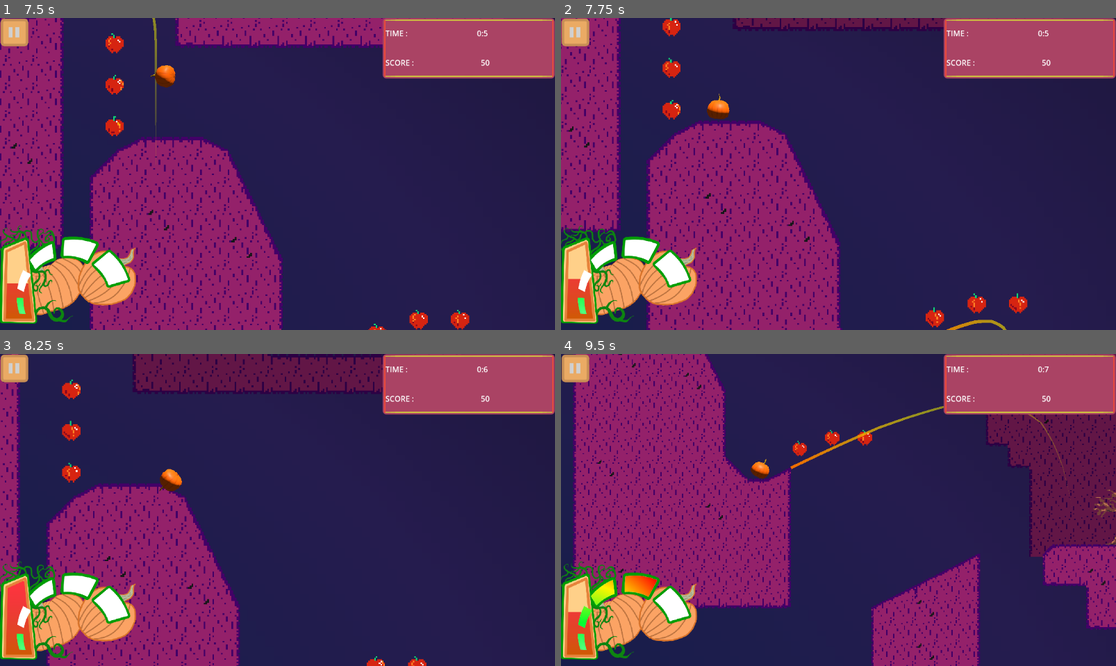
Above: before the commit, frames 1-4 (two rows, left to right).
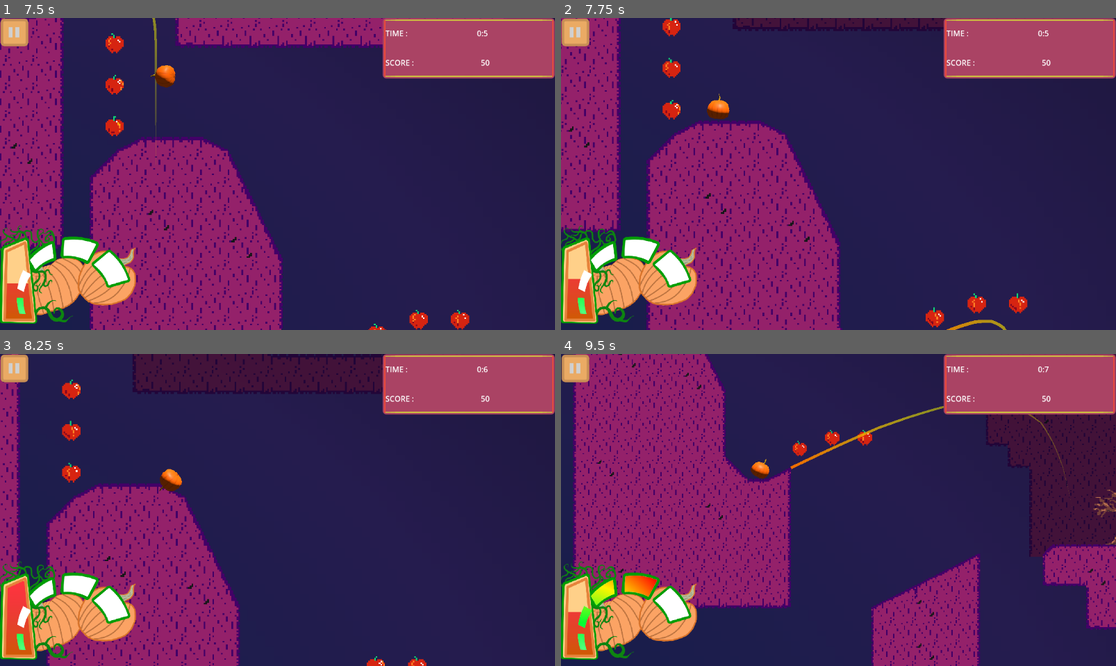
Above: after the commit, the same moments.

Repository: LettucePie/gwj-62-harvest
Game: Godot game, scene res://Play.tscn
Same seed, same stepped clock (60 frames per second), same inputs: the game is played once before the commit and once after it.
Inputs:
- Up to frame 1 (7.5 s): hold W (accelerate) 0.53-1.25 s; click "Play" at 1.25 s; click "GO!" at 2 s; hold S (brake) 2.78-3.53 s; hold W (accelerate) 3.53-5.03 s; hold S (brake) 5.03-7.28 s; hold W (accelerate) from 7.28 s (still down)
- Up to frame 2 (7.75 s): keep holding W (accelerate)
- Up to frame 3 (8.25 s): keep holding W (accelerate)
- Up to frame 4 (9.5 s): keep holding W (accelerate)

Frame 1 is identical in both runs. In frame 2, 1.0% of the frame differs, in the area x 31-70%, y 0-4%; in frame 3, 4.5%; in frame 4, 6.6%, in the area x 76-100%, y 0-66%.

Commit message:
initial setup of stage 2

Diff:
--- a/gameplay/player_follow.gd
+++ b/gameplay/player_follow.gd
@@ -179,6 +179,9 @@
 	var dir = current_ramp.launch_vector
 	var point_a = current_ramp.get_ramp_final_position() + current_ramp.position
 	var point_d = Vector2(point_a.x + soar, point_a.y)
+	if dir.angle() > 0.01:
+		## Drop off Ramp
+		point_d = point_a + (dir * soar)
 	var point_b = point_a + (dir * (soar * 0.66))
 	var adjust_angle = dir.angle_to(
 		point_a.direction_to(
--- a/levels/stage.gd
+++ b/levels/stage.gd
@@ -12,6 +12,7 @@
 @export var player_scene : PackedScene
 @export var player_vis_scene : PackedScene
 @export var launch_scene : PackedScene
+@export var disabled_color : Color = Color(0.5, 0.5, 0.5, 0.8)
 
 var player : Player
 var player_vis : Node2D
@@ -67,6 +68,9 @@
 	player.connect("goal_reached", player_finish)
 	## Gather
 	ramps = get_tree().get_nodes_in_group("ramp_path")
+	## Testing Start
+	if get_window() == get_parent():
+		start_stage()
 
 
 func start_stage():
@@ -82,7 +86,7 @@
 			if r.has_paths(player.current_paths):
 				r.modulate = Color.WHITE
 			else:
-				r.modulate = Color.DARK_GRAY
+				r.modulate = disabled_color
 
 
 
--- a/levels/stage_2.tscn
+++ b/levels/stage_2.tscn
@@ -16,8 +16,12 @@
 [ext_resource type="PackedScene" uid="uid://cqui13q2cjxlx" path="res://levels/ramps/flat_1.tscn" id="15_5ewil"]
 [ext_resource type="PackedScene" uid="uid://cs0adpupyucx1" path="res://levels/ramps/ramp_6.tscn" id="17_cjtjc"]
 [ext_resource type="PackedScene" uid="uid://c7jd1krymyw5b" path="res://levels/ramps/ramp_5.tscn" id="17_ejfxc"]
+[ext_resource type="PackedScene" uid="uid://cymkk57dj8ee4" path="res://levels/ramps/flat_2.tscn" id="18_3drlc"]
 [ext_resource type="PackedScene" uid="uid://f3as01d0426q" path="res://levels/ramps/flat_3.tscn" id="18_34jex"]
+[ext_resource type="PackedScene" uid="uid://df2ugyhmubts7" path="res://levels/ramps/ramp_3.tscn" id="20_icqic"]
 [ext_resource type="PackedScene" uid="uid://db7ww3nesr1qn" path="res://levels/ramps/hop_1.tscn" id="20_wqrdw"]
+[ext_resource type="PackedScene" uid="uid://bafetl5phslmv" path="res://levels/ramps/drop_1.tscn" id="21_qsugj"]
+[ext_resource type="PackedScene" uid="uid://dtnu5mriwwpo3" path="res://levels/ramps/ramp_1.tscn" id="22_udmhy"]
 
 [node name="stage_2" type="Node2D" node_paths=PackedStringArray("checkpoint") groups=["stage"]]
 script = ExtResource("1_q4vi3")
@@ -102,34 +106,85 @@
 [node name="deadzone" parent="." instance=ExtResource("10_wonv1")]
 position = Vector2(907, 1106)
 
-[node name="finish_line" parent="." instance=ExtResource("12_dv0h4")]
-position = Vector2(11571, 474)
-
 [node name="collectables" type="Node2D" parent="."]
 
 [node name="flat_1" parent="." instance=ExtResource("15_5ewil")]
 position = Vector2(-72, 65)
+layer_paths = [1, 2]
 
 [node name="climb_1" parent="." instance=ExtResource("13_uncjw")]
 position = Vector2(854, 41)
 
 [node name="hop_1" parent="." instance=ExtResource("20_wqrdw")]
 position = Vector2(733, 576)
+layer_paths = [2]
 
 [node name="hop_2" parent="." instance=ExtResource("20_wqrdw")]
 position = Vector2(1172, 584)
+layer_paths = [2]
 
 [node name="ramp_2" parent="." instance=ExtResource("14_ua5ar")]
-position = Vector2(1919, -385)
+position = Vector2(1953, -349)
 
 [node name="ramp_5" parent="." instance=ExtResource("17_ejfxc")]
 position = Vector2(1619, 332)
+layer_paths = [2]
 
 [node name="ramp_6" parent="." instance=ExtResource("17_cjtjc")]
-position = Vector2(2190, 195)
+position = Vector2(2135, 168)
+layer_paths = [2]
 
 [node name="flat_3" parent="." instance=ExtResource("18_34jex")]
 position = Vector2(3168, 75)
+layer_paths = [1, 2]
+
+[node name="ramp_7" parent="." instance=ExtResource("17_ejfxc")]
+position = Vector2(3937, -114)
+layer_paths = [1, 2]
+
+[node name="climb_2" parent="." instance=ExtResource("13_uncjw")]
+position = Vector2(4573, -161)
+
+[node name="ramp_3" parent="." instance=ExtResource("14_ua5ar")]
+position = Vector2(5703, -543)
+layer_paths = [1, 2, 3]
+
+[node name="flat_2" parent="." instance=ExtResource("18_3drlc")]
+position = Vector2(6529, 160)
+
+[node name="climb_3" parent="." instance=ExtResource("13_uncjw")]
+position = Vector2(7175, -233)
+layer_paths = [3]
+
+[node name="flat_4" parent="." instance=ExtResource("18_34jex")]
+position = Vector2(6773, -33)
+layer_paths = [2]
+
+[node name="hop_3" parent="." instance=ExtResource("20_wqrdw")]
+position = Vector2(6706, -199)
+layer_paths = [3]
+
+[node name="flat_5" parent="." instance=ExtResource("15_5ewil")]
+position = Vector2(7461, -69)
+layer_paths = [2]
+
+[node name="ramp_4" parent="." instance=ExtResource("20_icqic")]
+position = Vector2(8548, -395)
+layer_paths = [3, 2]
+
+[node name="drop_1" parent="." instance=ExtResource("21_qsugj")]
+position = Vector2(8080, 231)
+layer_paths = [1, 2, 3]
+
+[node name="ramp_1" parent="." instance=ExtResource("22_udmhy")]
+position = Vector2(8680, 556)
+
+[node name="climb_4" parent="." instance=ExtResource("13_uncjw")]
+position = Vector2(9988, 1034)
+
+[node name="finish_line" parent="." instance=ExtResource("12_dv0h4")]
+position = Vector2(11125, 834)
+layer_paths = [1, 2]
 
 [connection signal="brakes" from="player_follow" to="player_visual" method="_on_player_follow_brakes"]
 [connection signal="goal_reached" from="player_follow" to="player_visual" method="_on_player_follow_goal_reached"]
Not shown: 1 places in levels/stage_2.tscn that only renumber resources
